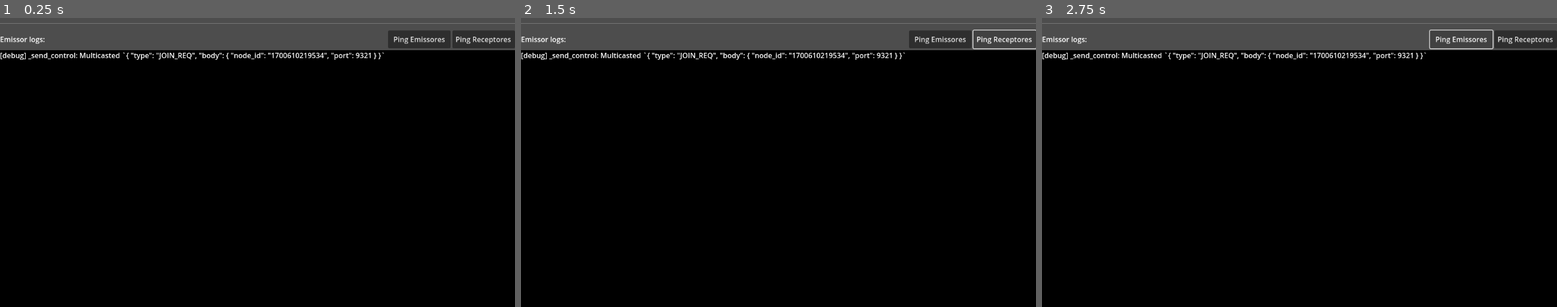
Above: before the commit, frames 1-3 (left to right).
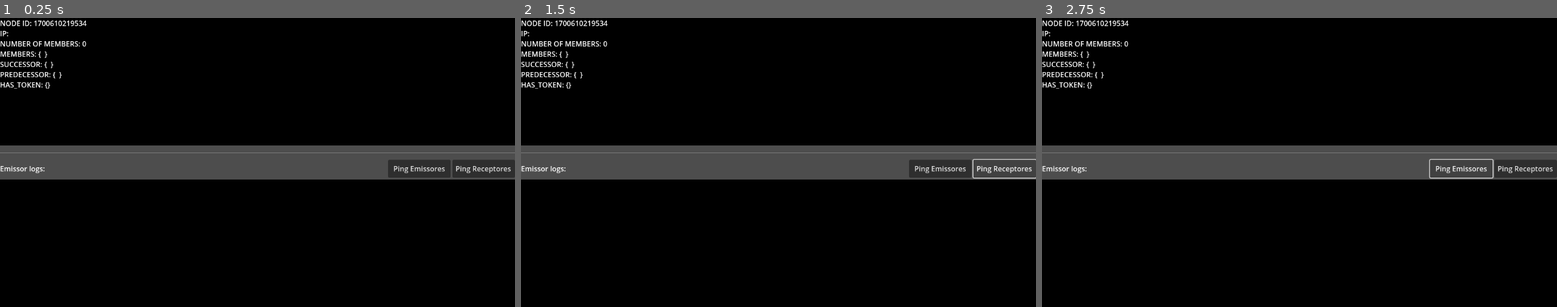
Above: after the commit, the same moments.

Repository: Luan-Daniel/atomic_difusion_demo_app
Game: Godot game, scene res://scenes/emissor.tscn
The game is run twice, just before and just after one commit, with the same random seed, the same clock (stepped at 60 frames per second) and the same inputs. This scene is started directly instead of the project's main scene.
Inputs:
- Up to frame 1 (0.25 s): no input
- Up to frame 2 (1.5 s): click "Ping Emissores" at 0.5 s; click "Ping Receptores" at 1.25 s
- Up to frame 3 (2.75 s): click "Ping Emissores" at 2 s

The runs differ from the first frame. In frame 1, 24% of the frame differs, in the area x 0-100%, y 0-56%; in frame 2, 24%; in frame 3, 24%.
Error after the commit: Invalid access of index '-1' on a base object of type: 'Array'. (res://scenes/emissor.gd:44)

Commit message:
trabalhando no grupo emissor 2

Diff:
--- a/classes/MultcastGroup.gd
+++ b/classes/MultcastGroup.gd
@@ -1,7 +1,7 @@
 extends Node
 class_name MulticastGroup
 
-signal message_received(message: PackedByteArray, sender_ip: String)
+signal message_received(message: PackedByteArray, sender_ip: String, port :int)
 
 var group_ip: String
 var port: int
@@ -73,7 +73,7 @@
 				if not is_loopback:
 					send_message("CTRL:PONG".to_utf8_buffer(), ip, prt)
 		if not is_loopback:
-			message_received.emit(packet, ip)
+			message_received.emit(packet, ip, prt)
 	return
 
 static func is_valid_ipv4_address(ip: String) -> bool:
--- a/scenes/emissor.gd
+++ b/scenes/emissor.gd
@@ -1,14 +1,10 @@
 extends Control
 
-# Fluxo atual
-# _ready() → join multicast + JOIN_REQ
-# JOIN_ACK → recebo membros + construo anel + (se coordenador) gero token
-# _on_heartbeat() → PING no successor
-# SUSPEITA → erra-suspeito, atualiza membros, refaz anel
-# TOKEN → entrego mensagens pendentes, passo token
+var DEBUG:=false
 
 #region Nós e Estados Principais
 @export var log_ndi :RichTextLabel = null
+@export var status_ndi :RichTextLabel = null
 
 # Multicast e timers
 var group_mngr: MulticastGroup
@@ -23,9 +19,11 @@
 
 # Identidade e membership
 var node_id :String= str(get_unix_time_in_ms() + randi())
-var members     := {} # { node_id: {ip, port} }
+var members     := {} # { node_id: {ip, port}, ... }
 var predecessor := {} # { node_id, ip, port }
 var successor   := {}
+var my_ip       := ""
+var PORT        :int= 9321
 
 # Token e filas
 var have_token    :bool= false
@@ -40,11 +38,17 @@
 
 #region Setup inicial e JOIN
 func _ready():
+	# 0) Encontra meu IPv4 (Não muito bom)
+	for addr in interface.addresses:
+		if addr.count(".") == 3: my_ip = addr
+	if my_ip.is_empty(): my_ip = interface.addresses[-1]
+
 	# 1) Configura group manager
-	group_mngr = MulticastGroup.new(egroup_ip, 9321, interface)
+	group_mngr = MulticastGroup.new(egroup_ip, PORT, interface)
 	group_mngr.message_received.connect(_on_message_received)
 	add_child(group_mngr)
 	group_mngr.join_group()
+	members[node_id] = { "ip": my_ip, "port": PORT }
 
 	# 2) Timers
 	heartbeat_timer.wait_time = HEARTBEAT_INTERVAL
@@ -64,7 +68,7 @@
 	token_timeout_timer.timeout.connect(_on_token_timeout)
 
 	# 3) Anunciar entrada
-	_send_control("JOIN_REQ", { "node_id":node_id, "port":9321 })
+	_send_control("JOIN_REQ", { "node_id":node_id, "port":PORT })
 #endregion
 
 #region Envio e Recepção de Controle
@@ -75,36 +79,38 @@
 	var buf := JSON.stringify(msg).to_utf8_buffer()
 	if to_ip.is_empty():
 		group_mngr.cast_message(buf)
-		log_line("[debug] _send_control: Multicasted `{}`".format([msg],"{}"))
+		log_line("[debug] _send_control: Multicasted `{}`".format([msg],"{}"), true)
 	else:
 		group_mngr.send_message(buf, to_ip, to_port)
-		log_line("[debug] _send_control: Unicasted `{}` to {}".format([msg,to_ip],"{}"))
-
-func _on_message_received(packet: PackedByteArray, sender_ip: String)->void:
+		log_line("[debug] _send_control: Unicasted `{}` to {}".format([msg,to_ip],"{}"), true)
+
+func _on_message_received(packet: PackedByteArray, sender_ip: String, port :int)->void:
 	var text := packet.get_string_from_utf8()
-	log_line("[{}] {}".format([sender_ip, packet.get_string_from_utf8()], "{}"))
+	log_line("[{}:{}] {}".format([sender_ip, port, packet.get_string_from_utf8()], "{}"))
 	var json := JSON.new()
 	var res  := json.parse(text)
 	if res != OK: return
 	var result :Dictionary= json.get_data()
 	var type   :String= result["type"]
+	var value  :CtrlType= CtrlType.get(type)
 	var body   :Dictionary= result["body"]
 
-	match type:
+	match value:
 		# 1) Novo nó quer entrar
 		CtrlType.JOIN_REQ:
-			log_line("[debug] _on_message_received: Novo nó quer entrar.")
-			# Atualiza membership e responde
-			members[ body.node_id ] = { "ip":sender_ip, "port": body.port }
-			_send_control("JOIN_ACK",
-				{ "members": members, "coordinator": _get_coordinator_id() },
-				sender_ip, body.port
-			)
-			_broadcast_membership()
+			if _get_coordinator_id() == node_id:
+				log_line("[debug] _on_message_received: Novo nó quer entrar.", true)
+				# Atualiza membership e responde
+				members[ body.node_id ] = { "ip":sender_ip, "port": body.port }
+				_send_control("JOIN_ACK",
+					{ "members": members, "coordinator": node_id },
+					sender_ip, body.port
+				)
+				_broadcast_membership()
 
 		# 2) Resposta ao JOIN_REQ (coordenador)
 		CtrlType.JOIN_ACK:
-			log_line("[debug] _on_message_received: Resposta ao JOIN_REQ (coordenador).")
+			log_line("[debug] _on_message_received: Resposta ao JOIN_REQ (coordenador).", true)
 			members = body.members.duplicate()
 			# Descobre coordenador
 			if body.coordinator == node_id:
@@ -112,26 +118,31 @@
 				last_token_ts = get_unix_time_in_ms()
 				token_timeout_timer.start()
 			_rebuild_ring()
+			_broadcast_membership()
 
 		# 3) Alguma mudança em membership
 		CtrlType.MEMBERSHIP:
-			log_line("[debug] _on_message_received: Alguma mudança em membership.")
+			log_line("[debug] _on_message_received: Alguma mudança em membership.", true)
 			members = body.members.duplicate()
 			_rebuild_ring()
+			if _get_coordinator_id() == node_id and members.size() == 1:
+				_init_token()
+				have_token = true
+				_deliver_pending()
 
 		# 4) Heartbeat no anel
 		CtrlType.PING:
-			log_line("[debug] _on_message_received: Heartbeat no anel.")
-			_send_control("PONG", {}, sender_ip, body.port)
+			log_line("[debug] _on_message_received: Heartbeat no anel.", true)
+			_send_control("PONG", {"node_id":node_id}, sender_ip, body.port)
 
 		CtrlType.PONG:
-			log_line("[debug] _on_message_received: PONG.")
+			log_line("[debug] _on_message_received: PONG.", true)
 			# quem respondeu está vivo
 			members[ body.node_id ].alive = true
 
 		# 5) Chegou token
 		CtrlType.TOKEN:
-			log_line("[debug] _on_message_received: Chegou token.")
+			log_line("[debug] _on_message_received: Chegou token.", true)
 			have_token = true
 			last_token_ts = get_unix_time_in_ms()
 			token_timeout_timer.start()
@@ -141,41 +152,65 @@
 #region Heartbeat & Detecção de Falhas
 # Envia PING para successor
 func _on_heartbeat()->void:
-	if successor.has("ip"):
+	if successor.has("ip") && not members.is_empty():
+		if successor['node_id'] == node_id: return
 		members[ successor.node_id ].alive = false
-		_send_control("PING", { "port":9321 }, successor.ip, successor.port)
+		_send_control("PING", { "port":PORT }, successor.ip, successor.port)
 		ping_timeout_timer.start()
+	if successor.is_empty(): ping_timeout_timer.start()
 
 # Se não vier PONG, suspeita e ajusta grupo
 func _on_ping_timeout()->void:
 	if successor and not members[ successor.node_id ].alive:
-		log_line("[debug] _on_ping_timeout: Suspeita.")
+		if node_id == successor.node_id: return
+		log_line("[debug] _on_ping_timeout: Suspeita.", true)
 		members.erase(successor.node_id)
 		_broadcast_membership()
+		return
+	if members.is_empty():
+		log_line("[debug] _on_ping_timeout: Ninguém nunca respondeu.", true)
+		members[node_id] = { "ip": my_ip, "port": PORT }
+		_broadcast_membership()
+		_rebuild_ring()
 
 func _on_token_timeout():
 	# token perdido? recria se for coordenador
 	if _get_coordinator_id() == node_id:
+		log_line("[debug] _on_token_timeout: Recria token", true)
 		_init_token()   # incrementa token ID
 		_pass_token()
 #endregion
 
 #region Montando o Anel
 func _get_coordinator_id() -> String:
-	var ids = members.keys()
+	var ids := members.keys()
 	ids.sort()
 	return ids[0]  # menor node_id
 
 func _rebuild_ring()->void:
 	var ids = members.keys()
 	ids.sort()
-	var idx = ids.find(node_id)
-	var n = ids.size()
-	predecessor = members[ ids[(idx-1 + n) % n] ]
-	predecessor.node_id = ids[(idx-1 + n) % n]
-
-	successor = members[ ids[(idx+1) % n] ]
-	successor.node_id = ids[(idx+1) % n]
+	var n := ids.size()
+	if n==0: return
+	if n==1 && (node_id in ids):
+		log_line("[debug] _rebuild_ring: Sou unico no anel", true)
+		predecessor = { "node_id": node_id, "ip": my_ip, "port": PORT }
+		successor   = predecessor.duplicate()
+	else:
+		log_line("[debug] _rebuild_ring: Anel com mais de um membro", true)
+		var idx = ids.find(node_id)
+		var succ_id = ids[(idx + 1) % n]
+		var pred_id = ids[(idx - 1 + n) % n]
+		successor = {
+			"node_id": succ_id,
+			"ip":       members[succ_id]["ip"],
+			"port":     members[succ_id]["port"]
+		}
+		predecessor = {
+			"node_id": pred_id,
+			"ip":       members[pred_id]["ip"],
+			"port":     members[pred_id]["port"]
+		}
 
 func _broadcast_membership()->void:
 	_send_control("MEMBERSHIP", { "members": members })
@@ -187,7 +222,8 @@
 	token_id += 1
 
 func _pass_token():
-	_send_control("TOKEN", { "token_id": token_id }, successor.ip, successor.port)
+	_send_control("TOKEN", { "token_id": token_id },
+		successor["ip"], int(successor["port"]))
 	have_token = false
 
 func diffuse(data:PackedByteArray):
@@ -197,6 +233,7 @@
 		_deliver_pending()
 
 func _deliver_pending():
+	log_line("[debug] _deliver_pending", true)
 	# envia todas as mensagens ao grupo receptor
 	for buf in pending_msgs:
 		group_mngr.send_message(buf, rgroup_ip, 9322)
@@ -207,6 +244,17 @@
 static func get_unix_time_in_ms()->int:
 	return int(Time.get_unix_time_from_system()*1000.0)
 
-func log_line(line:String)->void:
+func log_line(line:String, is_debug:bool=false)->void:
+	if (is_debug&&!DEBUG): return
+	print(line)
+	line += "\n"
 	log_ndi.text += line
-	log_ndi.text += "\n"
+
+func update_status()->void:
+	var n_members := members.size()
+	status_ndi.set_text(
+	"NODE ID: {}\nIP: {}\nNUMBER OF MEMBERS: {}\nMEMBERS: {}\nSUCCESSOR: {}\nPREDECESSOR: {}\nHAS_TOKEN: {}"
+	.format([node_id, my_ip, n_members, members, successor, predecessor], "{}"))
+
+func _process(_delta):
+	update_status()
--- a/scenes/emissor.tscn
+++ b/scenes/emissor.tscn
@@ -2,7 +2,7 @@
 
 [ext_resource type="Script" uid="uid://fljkn4p6o6md" path="res://scenes/emissor.gd" id="1_qobvr"]
 
-[node name="Emissor" type="Control" node_paths=PackedStringArray("log_ndi")]
+[node name="Emissor" type="Control" node_paths=PackedStringArray("log_ndi", "status_ndi")]
 layout_mode = 3
 anchors_preset = 15
 anchor_right = 1.0
@@ -11,6 +11,7 @@
 grow_vertical = 2
 script = ExtResource("1_qobvr")
 log_ndi = NodePath("VBoxContainer/Log")
+status_ndi = NodePath("VBoxContainer/Status")
 
 [node name="VBoxContainer" type="VBoxContainer" parent="."]
 layout_mode = 1
@@ -19,6 +20,21 @@
 anchor_bottom = 1.0
 grow_horizontal = 2
 grow_vertical = 2
+
+[node name="Status" type="RichTextLabel" parent="VBoxContainer"]
+layout_mode = 2
+size_flags_vertical = 3
+scroll_following = true
+
+[node name="ColorRect" type="ColorRect" parent="VBoxContainer/Status"]
+show_behind_parent = true
+layout_mode = 1
+anchors_preset = 15
+anchor_right = 1.0
+anchor_bottom = 1.0
+grow_horizontal = 2
+grow_vertical = 2
+color = Color(0, 0, 0, 1)
 
 [node name="HSeparator" type="HSeparator" parent="VBoxContainer"]
 custom_minimum_size = Vector2(0, 24)
--- a/scenes/receptor.gd
+++ b/scenes/receptor.gd
@@ -36,9 +36,9 @@
 	pass
 
 var message_count :int=0
-func _on_message_received(message: PackedByteArray, sender_ip: String)->void:
+func _on_message_received(message: PackedByteArray, sender_ip: String, port :int)->void:
 	message_count+=1
-	log_ndi.text += "[m] {}> `{}`\n".format([sender_ip, message.get_string_from_utf8()], "{}")
+	log_ndi.text += "[{}:[]] `{}`\n".format([sender_ip, port, message.get_string_from_utf8()], "{}")
 
 
 func _on_ping_button_button_down():
